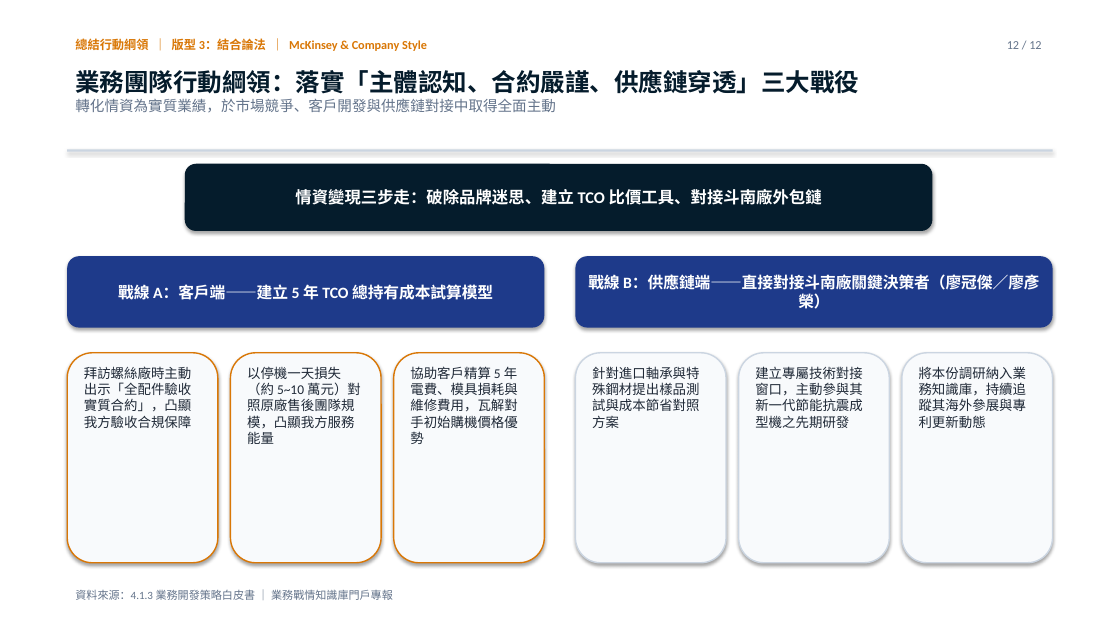
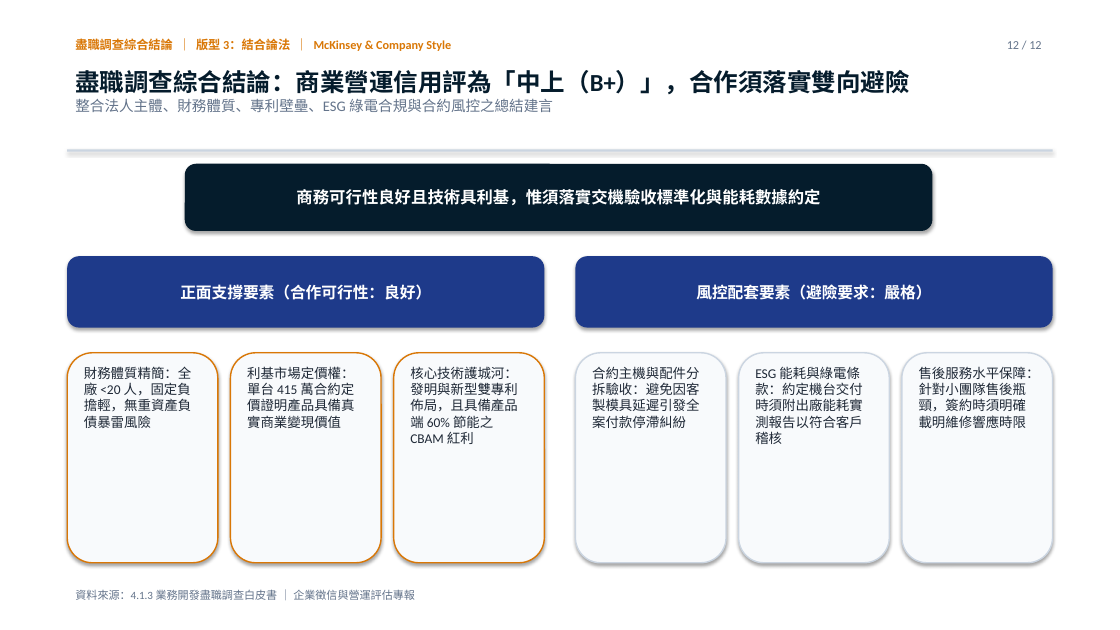
Before and after one commit to davidyeh51/bd-intel-portal, a slide deck: slide 12 of sansing_consulting_deck.pptx. Drawn at 1120x630 pixels with LibreOffice and Linux fonts; fonts in the diff are those of the drawing. Boxes give left, top, right and bottom in pixels: in the first picture for what was removed or moved away, otherwise in the second. Text is boxed around its words. In the diff, an @@ line names an element or a change of style, - is before the commit and + after.

```diff
--- a/sansing_consulting_deck.pptx
+++ b/sansing_consulting_deck.pptx
@@ text at (75,37,451,54): text changed @@
-總結行動綱領 ｜ 版型 3：結合論法 ｜ McKinsey & Company Style
+盡職調查綜合結論 ｜ 版型 3：結合論法 ｜ McKinsey & Company Style
@@ text at (75,70,909,112): text changed; size 12.5 to 21 pt; text colour #64748B to #051C2C; bold on @@
-業務團隊行動綱領：落實「主體認知、合約嚴謹、供應鏈穿透」三大戰役
-轉化情資為實質業績，於市場競爭、客戶開發與供應鏈對接中取得全面主動
+盡職調查綜合結論：商業營運信用評為「中上（B+）」，合作須落實雙向避險
+整合法人主體、財務體質、專利壁壘、ESG 綠電合規與合約風控之總結建言
@@ text in rounded rectangle at (296,189,820,205): text changed @@
-情資變現三步走：破除品牌迷思、建立 TCO 比價工具、對接斗南廠外包鏈
+商務可行性良好且技術具利基，惟須落實交機驗收標準化與能耗數據約定
@@ text in rounded rectangle at (180,284,431,300): text changed @@
-戰線 A：客戶端——建立 5 年 TCO 總持有成本試算模型
+正面支撐要素（合作可行性：良好）
@@ text in rounded rectangle at (696,284,931,300): text changed @@
-戰線 B：供應鏈端——直接對接斗南廠關鍵決策者（廖冠傑／廖彥榮）
+風控配套要素（避險要求：嚴格）
@@ text at (84,366,191,428): text changed @@
-拜訪螺絲廠時主動出示「全配件驗收實質合約」，凸顯我方驗收合規保障
+財務體質精簡：全廠 <20 人，固定負擔輕，無重資產負債暴雷風險
@@ text at (247,366,354,428): text changed @@
-以停機一天損失（約 5~10 萬元）對照原廠售後團隊規模，凸顯我方服務能量
+利基市場定價權：單台 415 萬合約定價證明產品具備真實商業變現價值
@@ text at (410,366,517,444): text changed @@
-協助客戶精算 5 年電費、模具損耗與維修費用，瓦解對手初始購機價格優勢
+核心技術護城河：發明與新型雙專利佈局，且具備產品端 60% 節能之 CBAM 紅利
@@ text at (592,367,699,428): text changed @@
-針對進口軸承與特殊鋼材提出樣品測試與成本節省對照方案
+合約主機與配件分拆驗收：避免因客製模具延遲引發全案付款停滯糾紛
@@ text at (755,367,862,444): text changed @@
-建立專屬技術對接窗口，主動參與其新一代節能抗震成型機之先期研發
+ESG 能耗與綠電條款：約定機台交付時須附出廠能耗實測報告以符合客戶稽核
@@ text at (919,367,1040,428): text changed @@
-將本份調研納入業務知識庫，持續追蹤其海外參展與專利更新動態
+售後服務水平保障：針對小團隊售後瓶頸，簽約時須明確載明維修響應時限
@@ text at (75,590,415,600): text changed @@
-資料來源：4.1.3 業務開發策略白皮書 ｜ 業務戰情知識庫門戶專報
+資料來源：4.1.3 業務開發盡職調查白皮書 ｜ 企業徵信與營運評估專報
```
Also in this commit, not shown: 10 other slides changed, 1 slide added, 1 slide removed, 3 other files.
